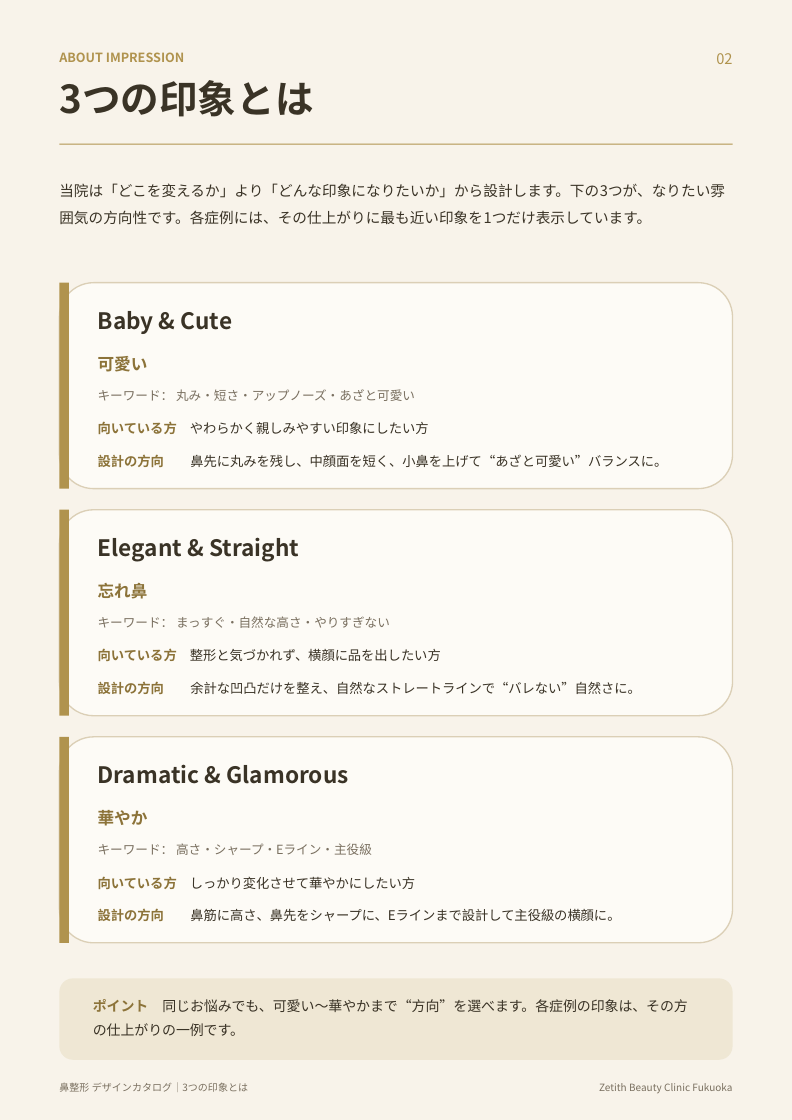
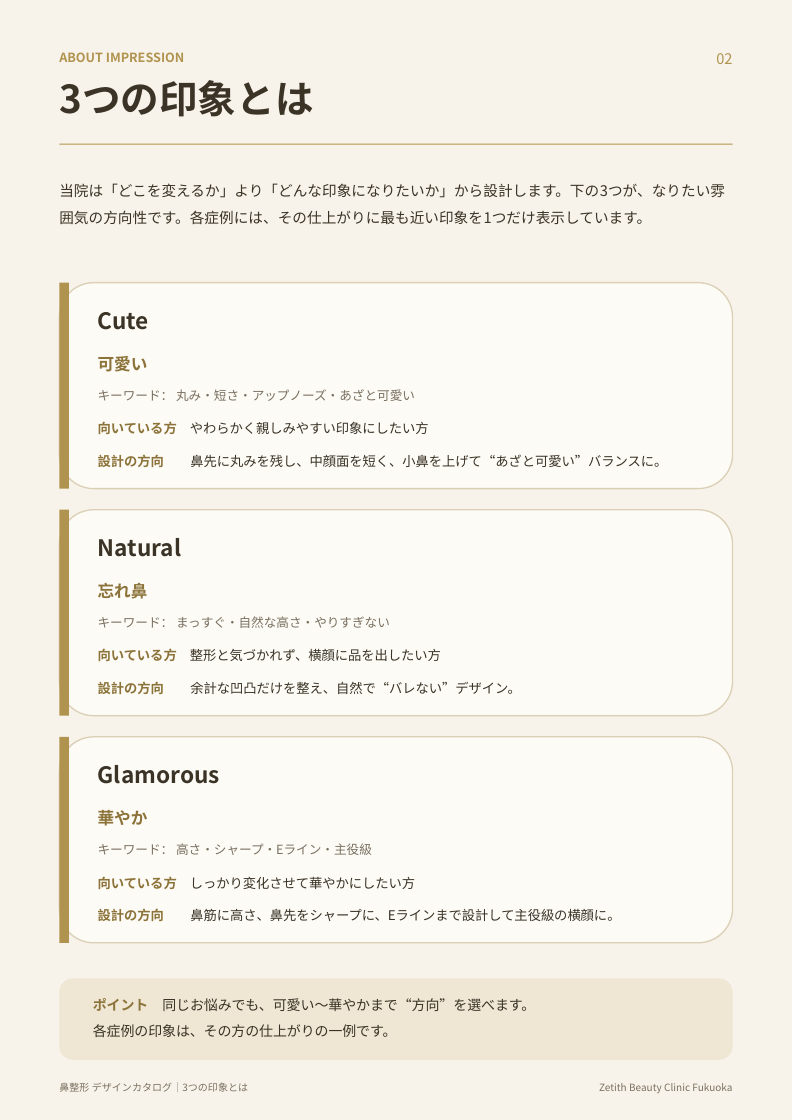
Before and after one commit to hidekkobonba/nosejob, a slide deck: slide 3 of 鼻整形_デザインカタログ.pptx. Drawn at 792x1120 pixels with LibreOffice and Linux fonts; fonts in the diff are those of the drawing. Boxes give left, top, right and bottom in pixels: in the first picture for what was removed or moved away, otherwise in the second. Text is boxed around its words. In the diff, an @@ line names an element or a change of style, - is before the commit and + after.

```diff
--- a/鼻整形_デザインカタログ.pptx
+++ b/鼻整形_デザインカタログ.pptx
@@ text at (98,312,149,330): text changed @@
-Baby & Cute
+Cute
@@ text at (98,538,182,557): text changed @@
-Elegant & Straight
+Natural
@@ text at (98,681,520,694): text changed @@
-設計の方向 余計な凹凸だけを整え、自然なストレートラインで“バレない”自然さに。
+設計の方向 余計な凹凸だけを整え、自然で“バレない”デザイン。
@@ text at (98,765,220,784): text changed @@
-Dramatic & Glamorous
+Glamorous
@@ text at (93,998,535,1037): text changed @@
-ポイント 同じお悩みでも、可愛い〜華やかまで“方向”を選べます。各症例の印象は、その方の仕上がりの一例です。
+ポイント 同じお悩みでも、可愛い〜華やかまで“方向”を選べます。
+各症例の印象は、その方の仕上がりの一例です。
```
Also in this commit, not shown: 26 other slides changed.
